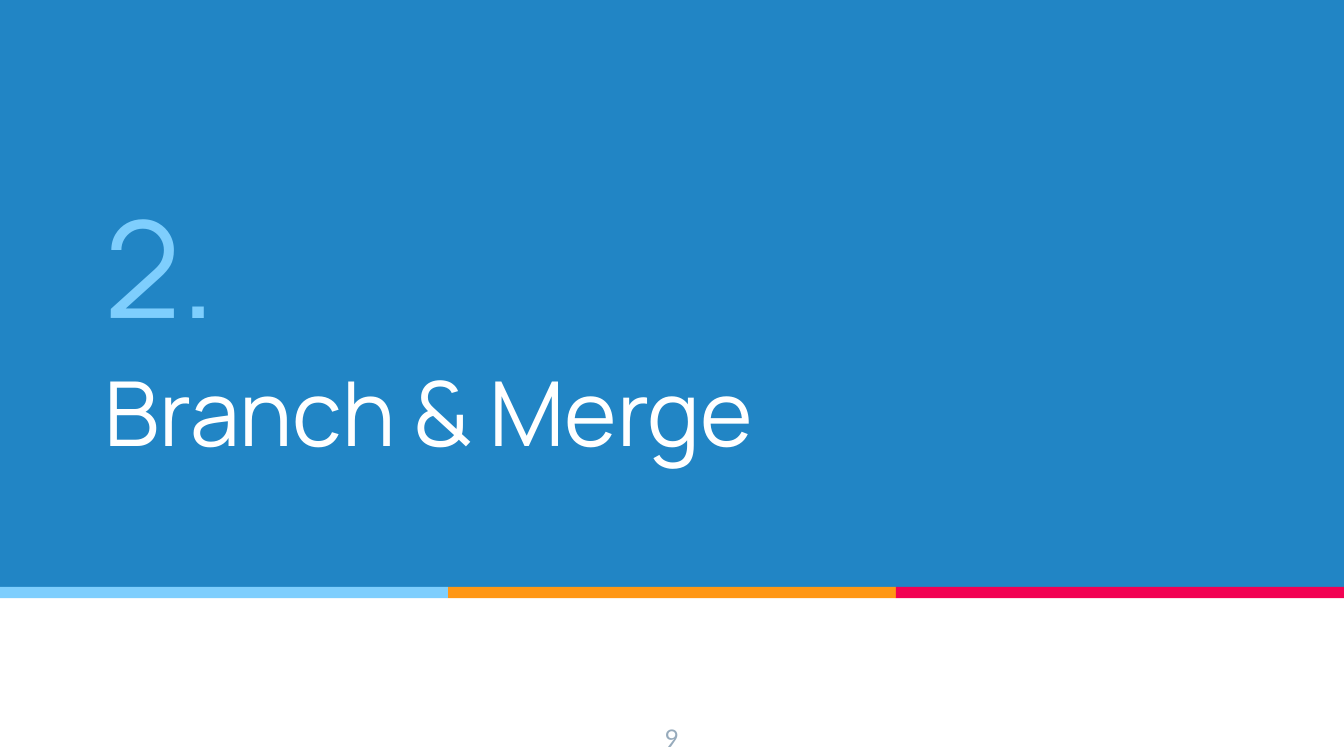
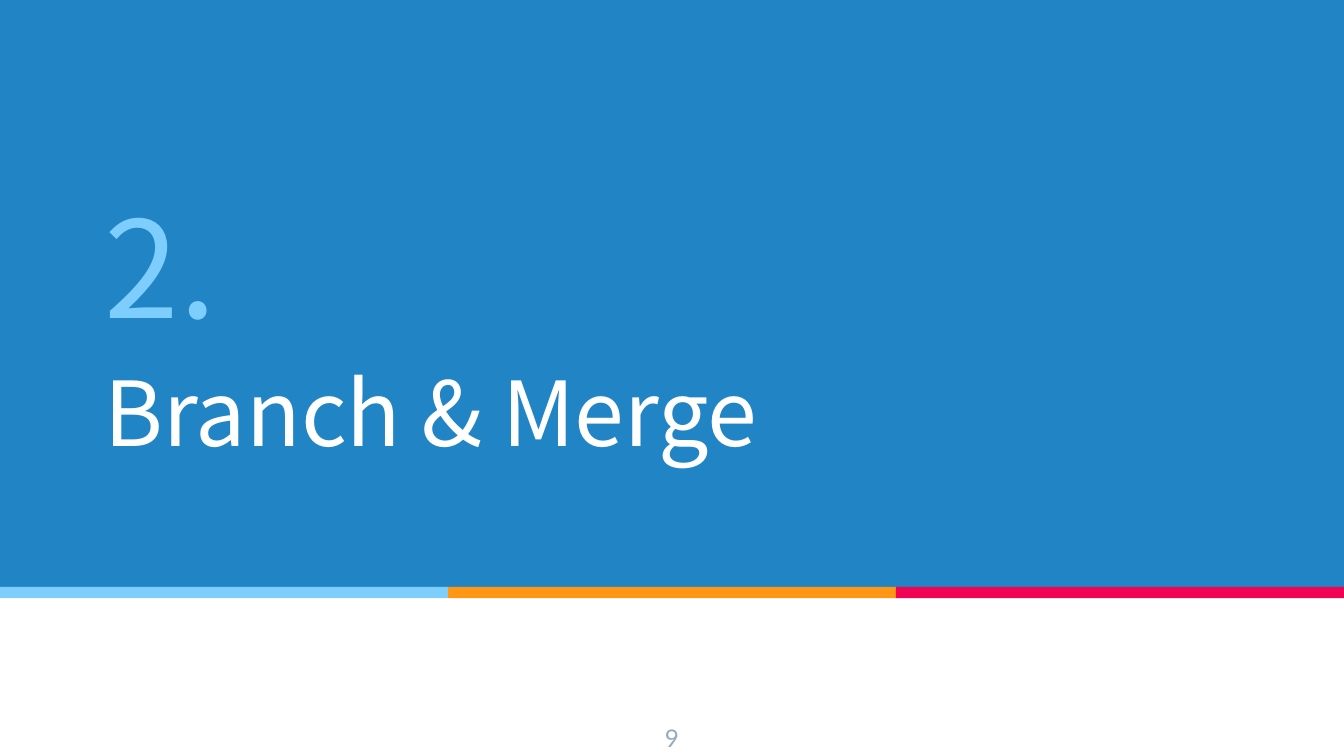
Before and after one commit to sh0204/Study, a slide deck: slide 9 of Git.pptx. Drawn at 1344x756 pixels with LibreOffice and Linux fonts; fonts in the diff are those of the drawing. Boxes give left, top, right and bottom in pixels: in the first picture for what was removed or moved away, otherwise in the second. Text is boxed around its words. In the diff, an @@ line names an element or a change of style, - is before the commit and + after.

```diff
--- a/Git.pptx
+++ b/Git.pptx
@@ title "2." at (105,218,757,468): font Manrope to Noto Sans CJK KR @@
```
Also in this commit, not shown: 4 other slides changed, 8 slides added, 1 slide removed.
